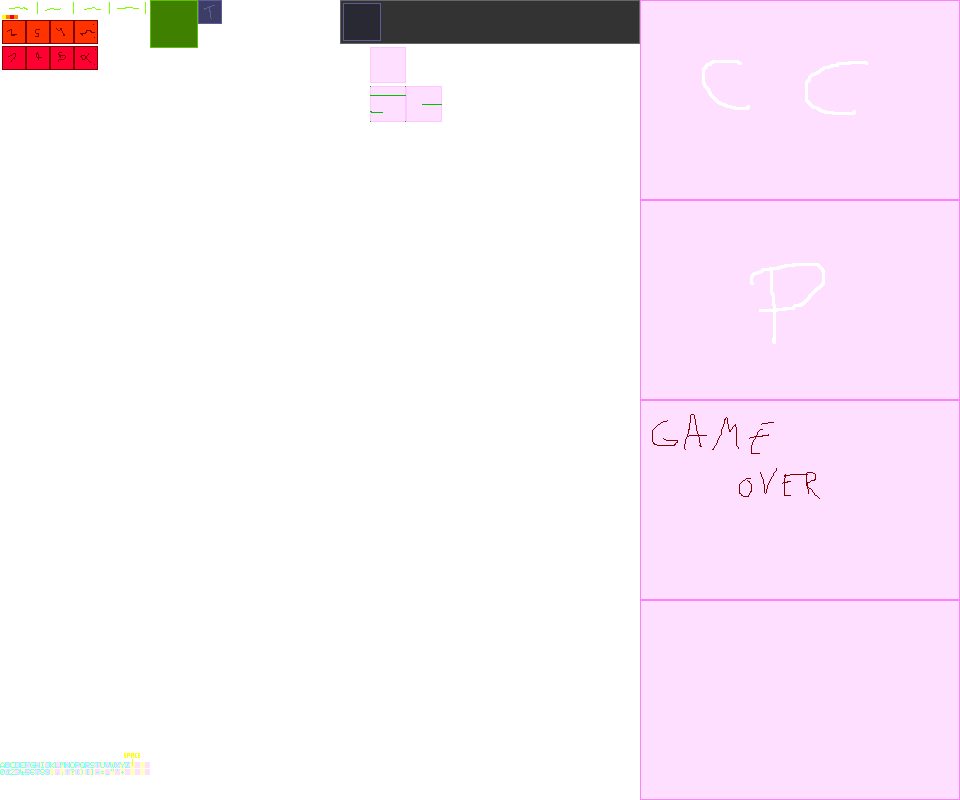
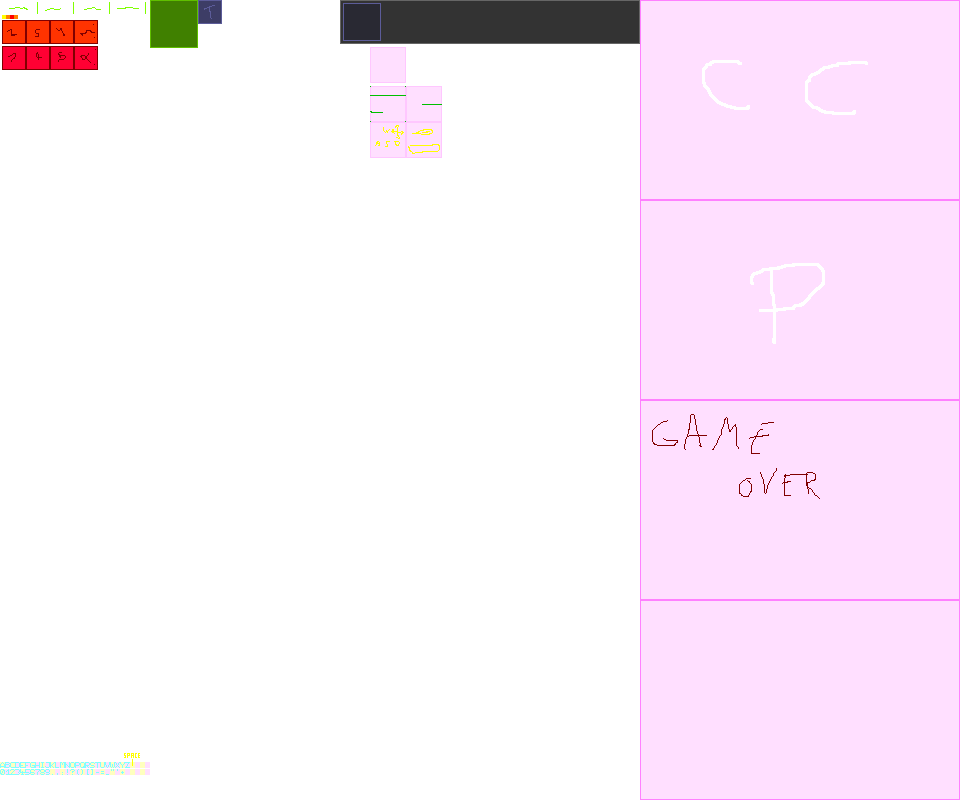
Layers edited between the first and the second 960 x 800 image:
painted on "sprites" over [375, 125, 440, 154]
painted on "helpers" over [370, 122, 442, 158]
